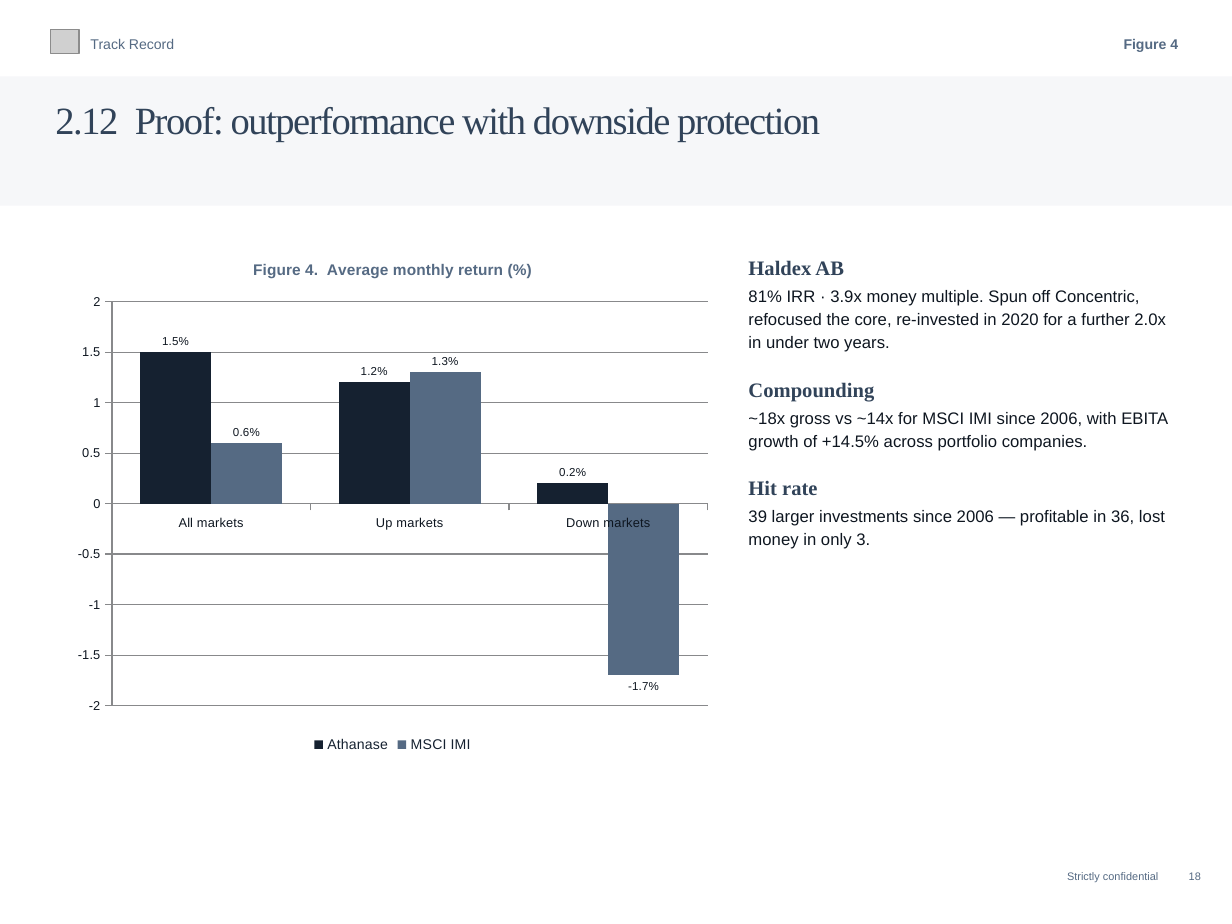
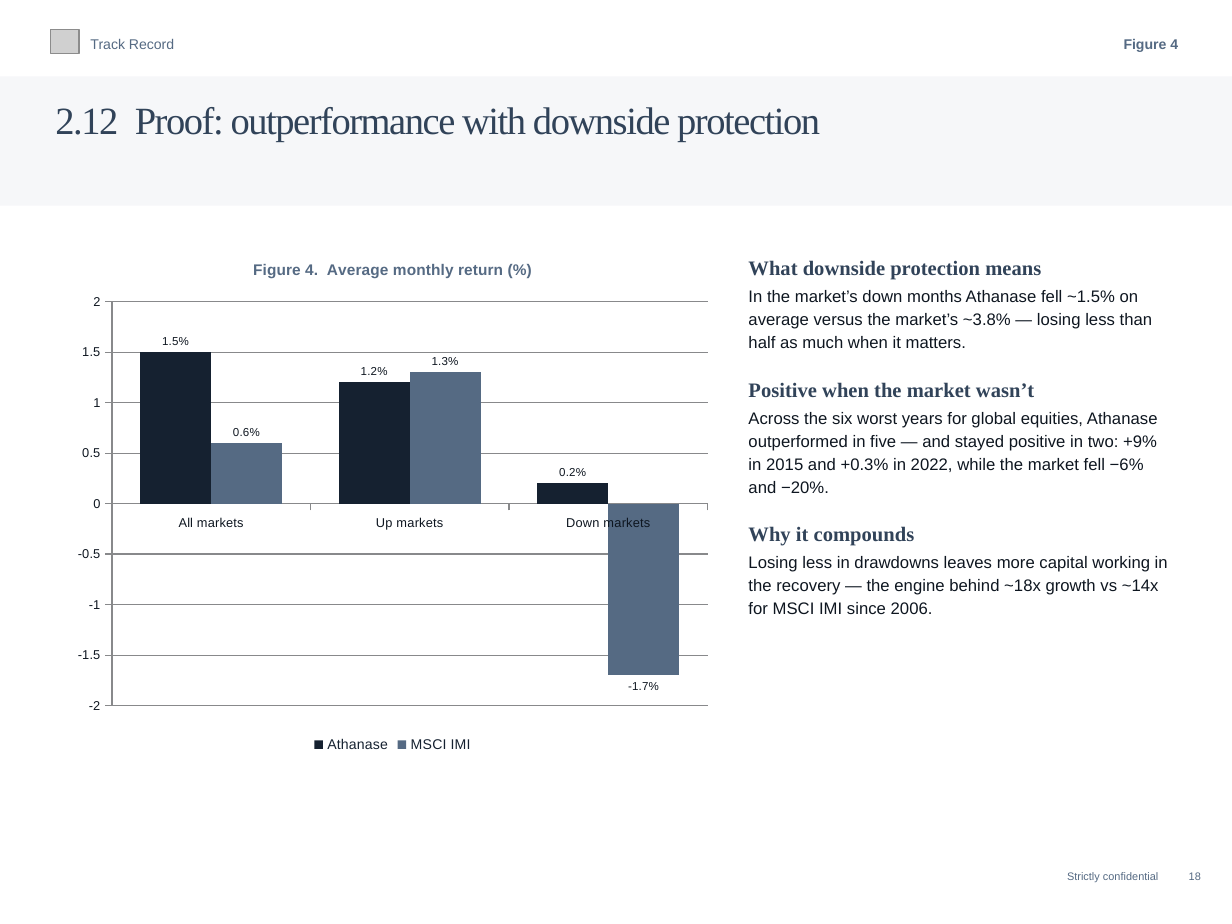
Before and after one commit to charette-lab/Claude, a slide deck: slide 21 of Athanase_Engaged_Ownership_Allocator_Deck.pptx. Drawn at 1232x924 pixels with LibreOffice and Linux fonts; fonts in the diff are those of the drawing; grey boxes stand for pictures. Boxes give left, top, right and bottom in pixels: in the first picture for what was removed or moved away, otherwise in the second. Text is boxed around its words. In the diff, an @@ line names an element or a change of style, - is before the commit and + after.

```diff
--- a/Athanase_Engaged_Ownership_Allocator_Deck.pptx
+++ b/Athanase_Engaged_Ownership_Allocator_Deck.pptx
@@ text at (748,260,1168,614): text changed @@
-Haldex AB
-81% IRR · 3.9x money multiple. Spun off Concentric, refocused the core, re-invested in 2020 for a further 2.0x in under two years.
-Compounding
-~18x gross vs ~14x for MSCI IMI since 2006, with EBITA growth of +14.5% across portfolio companies.
-Hit rate
-39 larger investments since 2006 — profitable in 36, lost money in only 3.
+What downside protection means
+In the market’s down months Athanase fell ~1.5% on average versus the market’s ~3.8% — losing less than half as much when it matters.
+Positive when the market wasn’t
+Across the six worst years for global equities, Athanase outperformed in five — and stayed positive in two: +9% in 2015 and +0.3% in 2022, while the market fell −6% and −20%.
+Why it compounds
+Losing less in drawdowns leaves more capital working in the recovery — the engine behind ~18x growth vs ~14x for MSCI IMI since 2006.
```
Also in this commit, not shown: 1 other slide changed, 1 other file.
